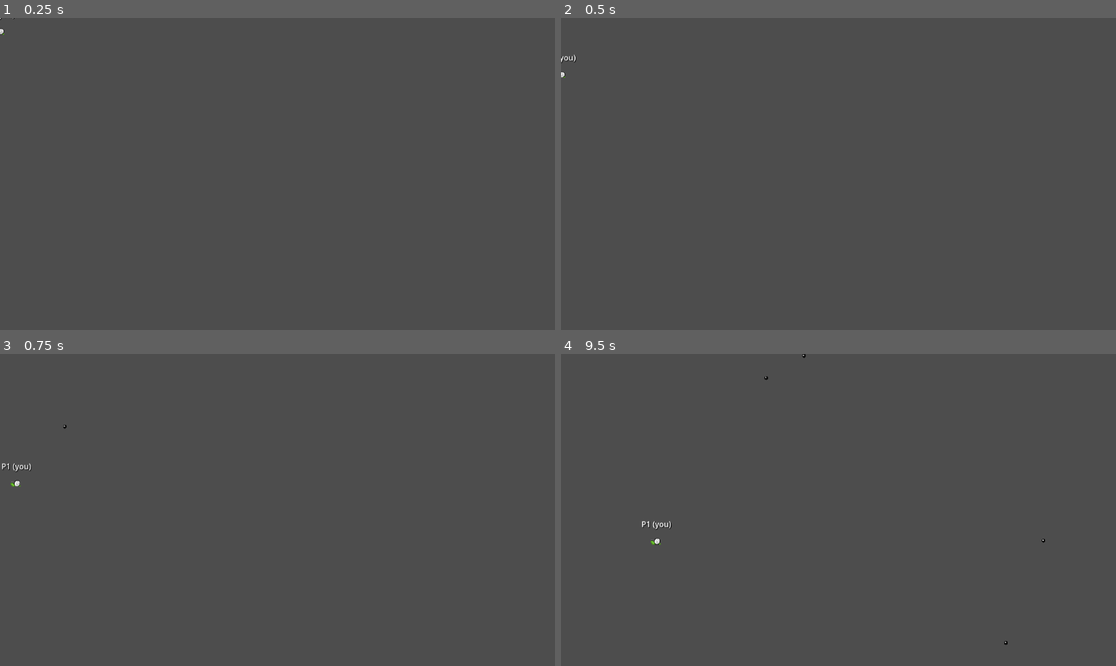
Above: before the commit, frames 1-4 (two rows, left to right).
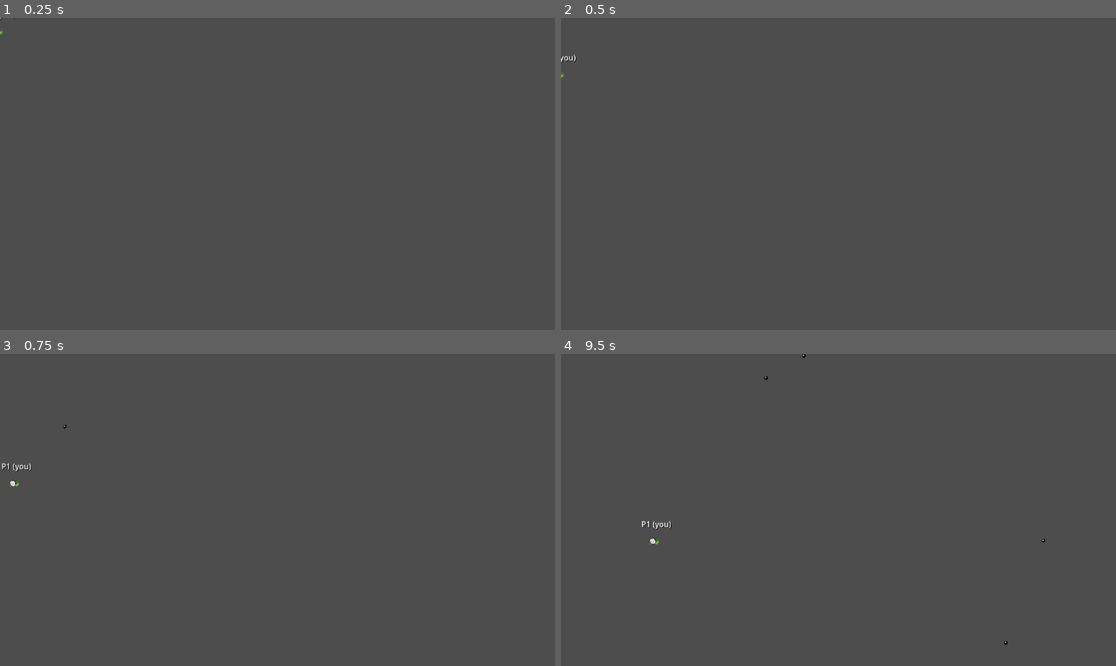
Above: after the commit, the same moments.

Repository: AstridHornBrorholt/slug-game
Game: Godot game, scene res://Game/Slug/slug.tscn
Two runs of this game, one before a commit and one after it. Both use one fixed random seed, a clock stepped at 60 frames per second and the inputs below. This scene is started directly instead of the project's main scene.
Inputs:
- Up to frame 1 (0.25 s): no input
- Up to frame 2 (0.5 s): no input
- Up to frame 3 (0.75 s): hold Right (p1 right) from 0.53 s (still down); hold Space (p1 act) from 0.53 s (still down)
- Up to frame 4 (9.5 s): tap Up (p1 jump) at 0.77, 1.52, 3.02, 3.77, 4.52, 6.02, 6.77, 7.52, 9.02 s; release Space (p1 act) at 1.28 s; tap Space (p1 act) every 1.5 s from 1.35 to 8.85 s; release Right (p1 right) at 2.03 s; hold Left (p1 left) 2.03-2.78 s; hold Space (p1 act) 2.03-2.78 s; hold Right (p1 right) 2.78-4.28 s; hold Space (p1 act) 3.53-4.28 s; hold Left (p1 left) 4.28-5.03 s; tap Enter at 5 s; hold Right (p1 right) 5.03-5.78 s; hold Space (p1 act) 5.03-5.78 s; hold Left (p1 left) 5.78-7.28 s; hold Space (p1 act) 6.53-7.28 s; hold Right (p1 right) from 7.28 s (still down); hold Space (p1 act) 8.03-8.78 s

The runs differ from the first frame. In frame 1, less than 0.1% of the frame differs, in the area x 0-1%, y 3-6%; in frame 2, less than 0.1%; in frame 3, less than 0.1%; in frame 4, less than 0.1%, in the area x 15-19%, y 59-62%.

Commit message:
Flip the sprite

Diff:
--- a/slug-game/Game/Slug/slug.gd
+++ b/slug-game/Game/Slug/slug.gd
@@ -58,7 +58,7 @@
 	if direction != 0.0:
 		velocity.x = move_toward(velocity.x, direction * move_speed, acceleration * delta)
 		facing_direction = direction
-		sprite.flip_h = direction < 0.0
+		sprite.flip_h = direction > 0.0
 	else:
 		velocity.x = move_toward(velocity.x, 0.0, friction * delta)
 
@@ -74,7 +74,7 @@
 
 
 func _process(_delta: float) -> void:
-	sprite.flip_h = facing_direction < 0.0
+	sprite.flip_h = facing_direction > 0.0
 
 
 func _read_local_controls() -> void:
